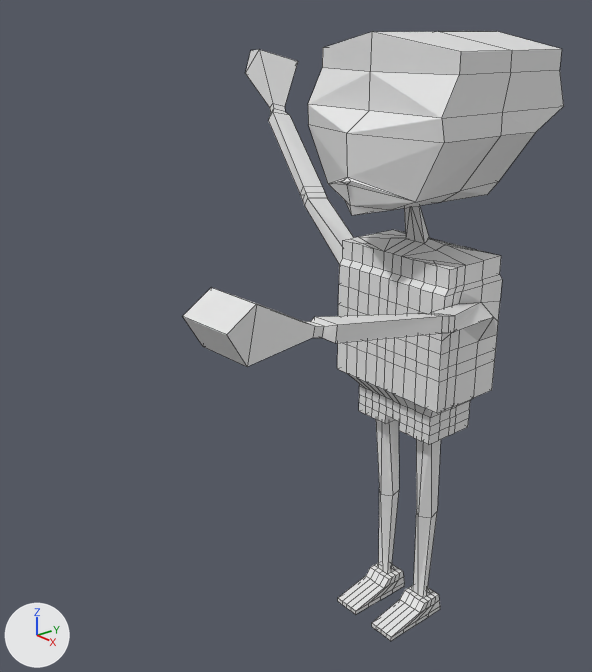
An edit to the Blender file TFCharacter.blend, drawn before and after from the same camera.
The view is the same before and after, from a 50 mm lens placed at (1.88, -2.11, 2.25), pointed at (-0.35, -0.27, 1.16). Arrows for +X, +Y and +Z are at lower left; the lights stay in place. Both versions are drawn at frame 15 of the action 'rig.001Action'; the numbers are the values there. Mesh edges are drawn as thin lines.
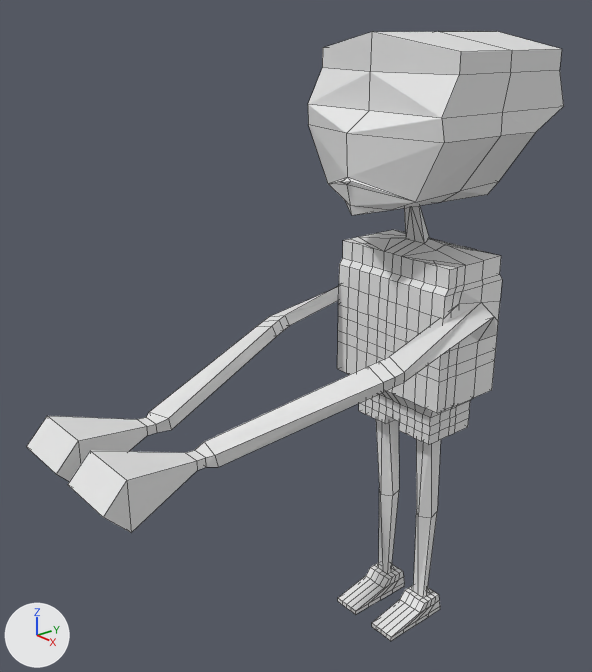
Pixel boxes (x1, y1, x2, y2) of what changed, in the pictures (592 x 672 px):
'Cube.001', posed (41% wider): before (183, 31, 564, 641); after (27, 31, 564, 641)

What changed in the scene script:
```text
Change bone_hand_ik_l:
    where bone_hand_ik_l = bpy.data.objects['rig.001'].pose.bones['hand_ik.L']  # child of 'MCH-hand_ik.parent.L'
    bone_hand_ik_l.location: (-0.75, -0.75, 0.125) -> (-0.95, -1.0, -0.25)
    bone_hand_ik_l.rotation_quaternion: (0.695, -0.536, -0.065, -0.497) -> (0.707, -0.581, 0.003, -0.402)  # degrees (-57, -38, -50) -> degrees (-69, -28, -40)
Change bone_hand_ik_r:
    where bone_hand_ik_r = bpy.data.objects['rig.001'].pose.bones['hand_ik.R']  # child of 'MCH-hand_ik.parent.R'
    bone_hand_ik_r.location: (0.0, 0.25, 0.5) -> (0.95, -1.0, -0.25)
    bone_hand_ik_r.rotation_quaternion: (0.906, 0.362, 0.069, 0.207) -> (0.707, -0.581, -0.003, 0.402)  # degrees (43, -1, 25) -> degrees (-69, 28, 40)
```
